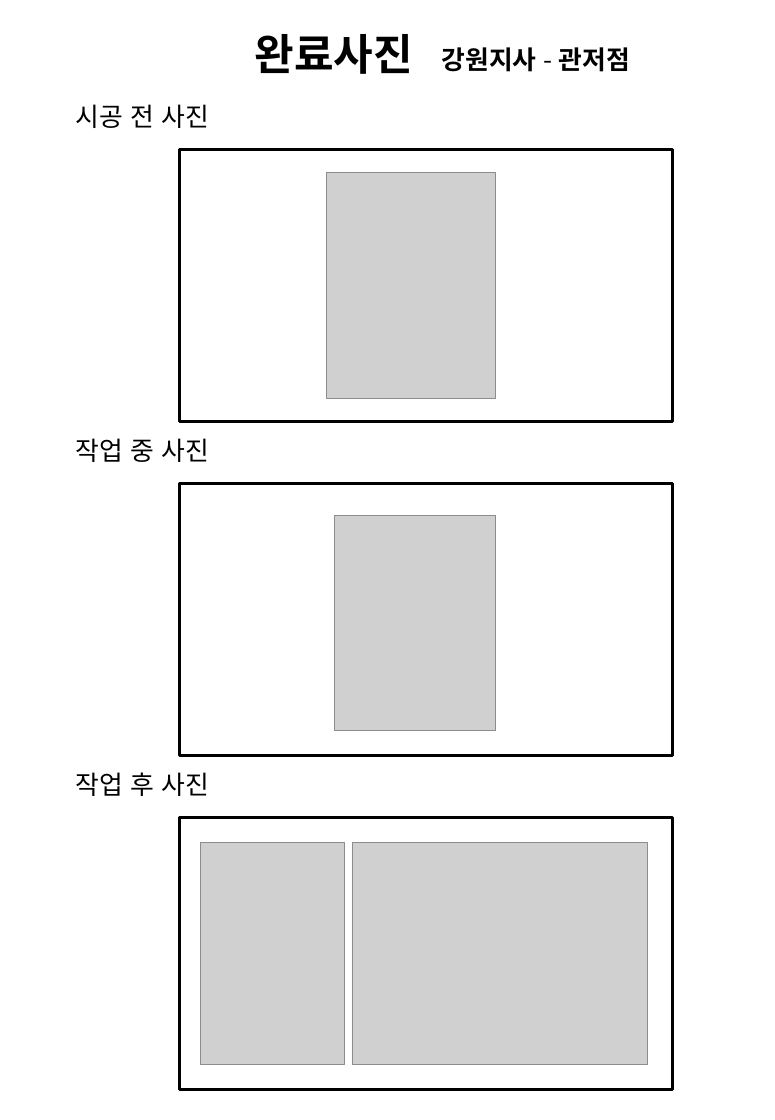
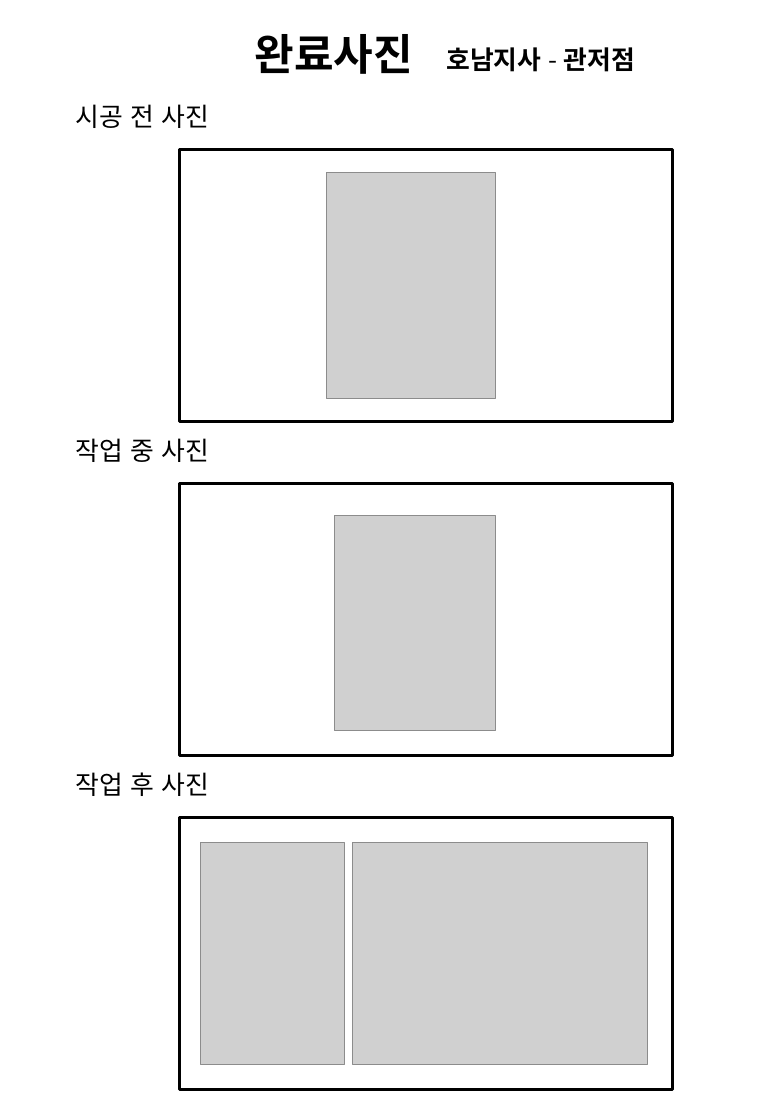
Before and after one commit to Gachon-junghyun/auto_make, a slide deck: slide 1 of 양식/사진폼.pptx. Drawn at 775x1120 pixels with LibreOffice and Linux fonts; fonts in the diff are those of the drawing; grey boxes stand for pictures. Boxes give left, top, right and bottom in pixels: in the first picture for what was removed or moved away, otherwise in the second. Text is boxed around its words. In the diff, an @@ line names an element or a change of style, - is before the commit and + after.

```diff
--- a/양식/사진폼.pptx
+++ b/양식/사진폼.pptx
@@ text at [446,47,635,72]: text changed @@
-강원지사 - 관저점
+호남지사 - 관저점
```
Also in this commit, not shown: 6 other files.
